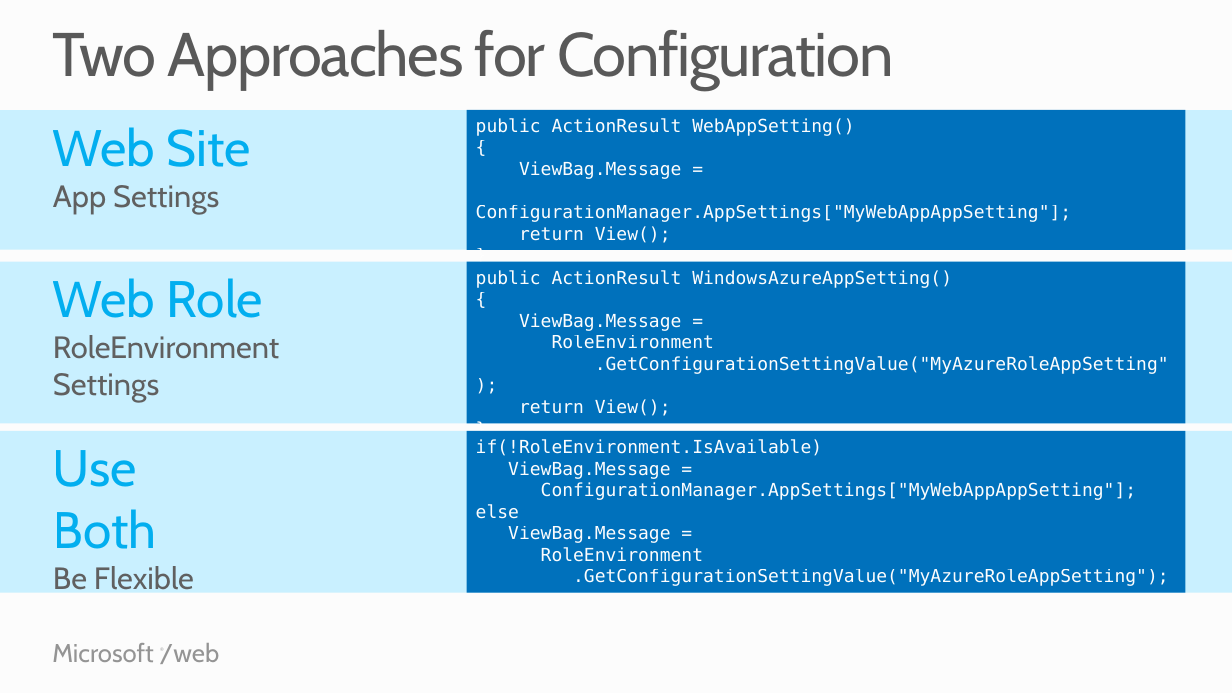
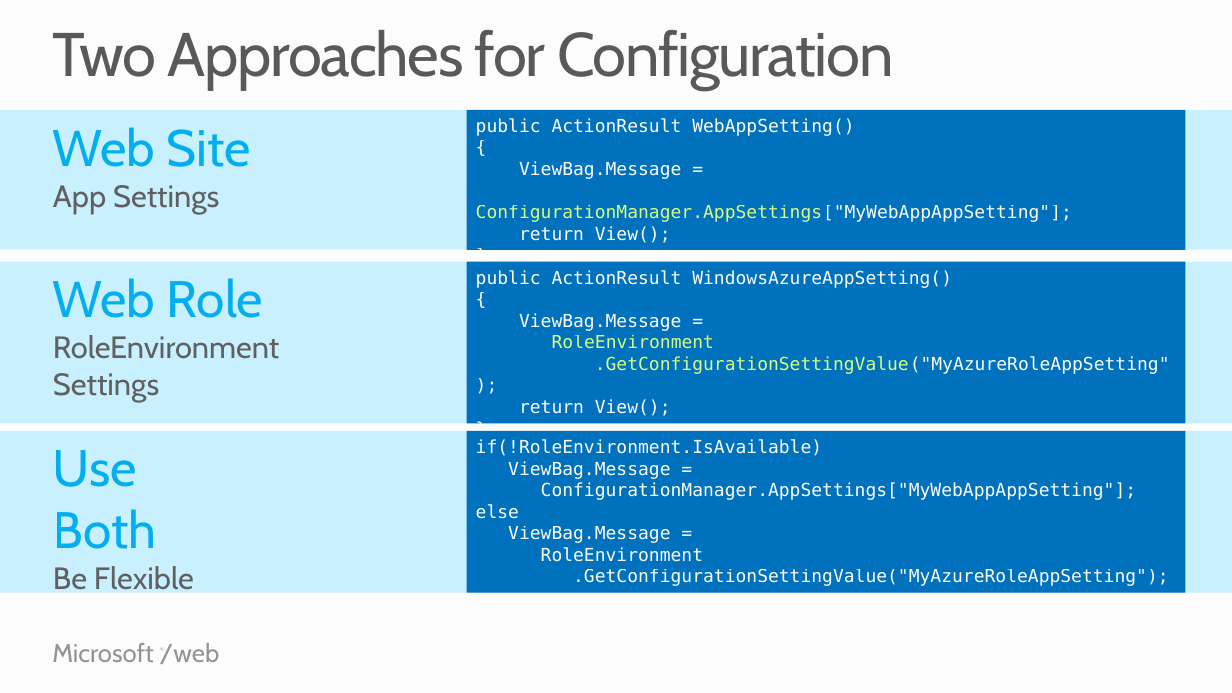
Before and after one commit to Microsoft-Web/WebTK-Presentations, a slide deck: slide 12 of DeployWebAppsToCloud/DeployWebAppsToCloud.pptx. Drawn at 1232x693 pixels with LibreOffice and Linux fonts; fonts in the diff are those of the drawing. Boxes give left, top, right and bottom in pixels: in the first picture for what was removed or moved away, otherwise in the second. Text is boxed around its words. In the diff, an @@ line names an element or a change of style, - is before the commit and + after.

Commit message:
made final set of small changes to azure deck

```diff
--- a/DeployWebAppsToCloud/DeployWebAppsToCloud.pptx
+++ b/DeployWebAppsToCloud/DeployWebAppsToCloud.pptx
@@ text in rectangle at [476, 161, 1072, 222]: text colour #FFFFFF to #DAFF82 in "ConfigurationManager.AppSettings["MyWebAppAppSetting"];" @@
@@ text in rectangle at [552, 335, 1170, 374]: text colour #FFFFFF to #DAFF82 in "RoleEnvironment", ".GetConfigurationSettingValue("MyAzureRoleAppSetting");" @@
```
Also in this commit, not shown: 1 other slide changed, 2 slides removed.
